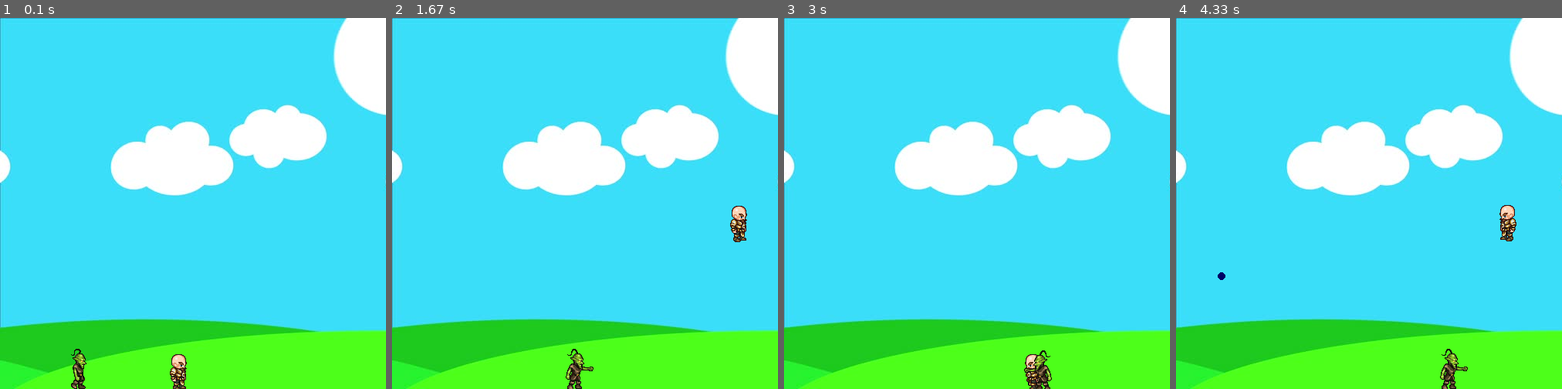
Above: before the commit, frames 1-4 (left to right).
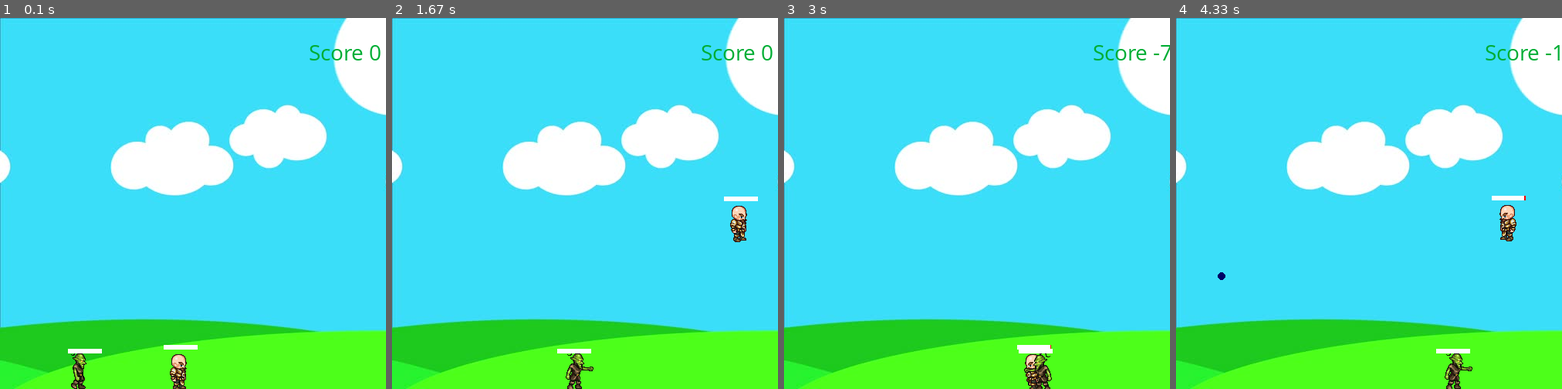
Above: after the commit, the same moments.

Repository: Suraj-Upadhyay/PyGames
Game: pygame game, started from SimpleGoblinShooter/mainloop.py
Same seed, same stepped clock (60 frames per second), same inputs: the game is played once before the commit and once after it.
Inputs:
- Up to frame 1 (0.1 s): no input
- Up to frame 2 (1.67 s): hold Space 0.33-0.8 s; hold D 0.33-0.8 s; hold D 0.83-1.3 s; tap Space at 0.9, 1.2, 1.4 s; hold W 1.33-1.63 s
- Up to frame 3 (3 s): hold D 1.67-2.13 s; tap Space at 1.73, 2.03, 2.23, 2.53, 2.8 s; hold A 2.17-2.7 s; hold A from 2.73 s (still down)
- Up to frame 4 (4.33 s): tap Space at 3.1, 3.23, 3.63, 3.93, 4.3 s; release A at 3.13 s; hold W 3.17-3.53 s; hold D 3.57-4.2 s; hold A from 4.23 s (still down)

The runs differ from the first frame. In frame 1, 0.5% of the frame differs, in the area x 17-99%, y 7-91%; in frame 2, 0.5%; in frame 3, 0.4%; in frame 4, 0.9%, in the area x 67-100%, y 7-100%.

Commit message:
SimpleGoblinShooter: Score, health bar, game over.
- Add a score mechanism, which increases by 5, for every bullet hit,
  and decreases by 1, for every contact with the goblins.

- Add health bars over the players (Shooter and Goblin).

- Spawn a goblin every 8 seconds.

- Display the text "Game Over" when the shooter dies.

- Update .gitignore to ignore editor configuration files.

- Refactor class Player's Human specific methods into class Human.

- Decrease the collision distance to make the collision look more
  smooth.

- Make the Shooter die more slowly.

Issue : The player passes through the goblin.
TODO  : Solve the above issue.

Diff:
--- a/SimpleGoblinShooter/mainloop.py
+++ b/SimpleGoblinShooter/mainloop.py
@@ -8,6 +8,7 @@
 Clock = pg.time.Clock()
 BulletClock = pg.time.Clock()
 fps = 27
+NEW_GOBLIN = pg.USEREVENT + 1
 
 background = pg.image.load(os.path.join("assets", "bg.jpg"))
 
@@ -20,12 +21,37 @@
         pg.display.set_caption(title)
 
     def redraw(self, objects):
+        player = objects["Player"]
+        goblins = objects["Goblins"]
+        bullets = objects["Bullets"]
+
         self.window.blit(background, (0, 0))
-        objects["Player"].draw(self.window)
-        for x in objects["Goblins"]:
+
+        if player.is_dead():
+            myfont = pg.font.SysFont("Comic Sans MS", 90)
+            label = myfont.render("Game Over", 1, (255, 0, 0))
+            self.window.blit(label, (100, 200))
+            pg.display.update()
+            return
+
+        Score = player.get_Score()
+        myfont = pg.font.SysFont("Comic Sans MS", 30)
+        label = myfont.render("Score {}".format(Score), 1, (0, 173, 52))
+
+        labelWidth = 0
+        while Score > 0:
+            Score //= 10
+            labelWidth += 1
+
+        self.window.blit(label, (400 - labelWidth * 5, 25))
+
+        player.draw(self.window)
+        for x in goblins:
             x.draw(self.window)
-        for x in objects["Bullets"]:
+
+        for x in bullets:
             x.draw(self.window)
+
         pg.display.update()
 
     def get_dimensions(self):
@@ -41,6 +67,8 @@
     for event in pg.event.get():
         if event.type == pg.QUIT:
             return -1
+        if event.type == NEW_GOBLIN:
+            objects["Goblins"].append(Goblin(player))
 
     keys = pg.key.get_pressed()
 
@@ -55,10 +83,6 @@
     else:
         player.jump(10)
 
-    if player.is_dead():
-        print("Game Over")
-        return -1
-
     if keys[pg.K_w] and BulletClock.tick() > 100:
         objects["Bullets"].append(Projectile(player))
 
@@ -69,7 +93,6 @@
     for goblin in objects["Goblins"]:
         if not goblin.move(game_window.get_dimensions()):
             objects["Goblins"].remove(goblin)
-            objects["Goblins"].append(Goblin(player))
         goblin.collision(objects["Bullets"])
 
     game_window.redraw(objects)
@@ -81,7 +104,7 @@
     goblin = Goblin(player)
     win = Game_Window((500, 480), "First Game")
     objects = {"Player" : player, "Goblins" : [goblin], "Bullets" : []}
-
+    pg.time.set_timer(NEW_GOBLIN, 8000)
     # Execute the mainloop.
     while True:
         objects = gameplay(win, objects)
--- a/SimpleGoblinShooter/player.py
+++ b/SimpleGoblinShooter/player.py
@@ -2,7 +2,27 @@
 import pygame as pg
 
 class HealthBar:
-    pass
+    def __init__(self, player):
+
+        w, h = player.get_dimensions()
+        self.player = player
+        # Keep the width of the health bar at 70 % of the character width.
+        self.width = 0.7 * w
+        # Keep the height of the health bar at 10 % of the character height.
+        self.height = 0.1 * h
+        self.move()
+
+    def move(self):
+        x, y = self.player.get_coordinates()
+        w, h = self.player.get_dimensions()
+        self.x = x + 0.20 * w
+        self.y = y + 0.05 * h
+
+    def update(self, window):
+        rectRed = pg.Rect(self.x, self.y, self.width, self.height)
+        rectWhite = pg.Rect(self.x, self.y, self.width * self.player.health / 100, self.height)
+        pg.draw.rect(window, (255, 0, 0), rectRed)
+        pg.draw.rect(window, (255, 255, 255), rectWhite)
 
 class Player:
 
@@ -16,7 +36,6 @@
         self.y = y
         self.width = w
         self.height = h
-        self.jumping = False
         self.velocity = v
         self.acceleration = a   # Gravitational Acceleration.
         # Attributes with hard coded initial values.
@@ -24,6 +43,66 @@
         self.walk_count = 0
         self.health = 100
 
+    def is_dead(self):
+        if self.health <= 0:
+            return True
+        return False
+
+    def draw(self, window):
+        pg.draw.rect(window, (255, 0, 0), (self.x, self.y, self.width, self.height))
+
+    def get_coordinates(self):
+        # No settor for the variables x and y as
+        # these are meant to be changed only by the player movement.
+        return (self.x, self.y)
+
+    def get_dimensions(self):
+        # Returns a tuple as the dimensions are not meant to be changed.
+        return (self.width, self.height)
+
+    def get_direction(self):
+        return self.direction
+
+class Human(Player):
+    def __init__(self, x, y, w, h, a=10, v=5):
+
+        # pylint: disable=too-many-arguments
+
+        super().__init__(x, y, w, h, a, v)
+        self.__load_sprites()
+        self.healthBar = HealthBar(self)
+        self.isCollidedLeft = False
+        self.isCollidedRight = False
+        self.isCollidedUp = False
+        self.jumping = False
+        self.Score = 0
+
+    def __load_sprites(self):
+        self.left_facing_sprites = [pg.image.load("assets/L{0}.png".format(i)) \
+                                    for i in range(1, 10)]
+        self.right_facing_sprites = [pg.image.load("assets/R{0}.png".format(i)) \
+                                     for i in range(1, 10)]
+
+    def move_left(self):
+        if self.x < -20:
+            return
+        self.direction = -1
+        if self.is_jumping():
+            self.x += (self.velocity + 4) * self.direction
+        else:
+            self.x += self.velocity * self.direction
+        self.walk_count += 1
+
+    def move_right(self, dimensions):
+        if self.x + self.width - 20 > dimensions[0]:
+            return
+        self.direction = 1
+        if self.is_jumping():
+            self.x += (self.velocity + 4) * self.direction
+        else:
+            self.x += self.velocity * self.direction
+        self.walk_count += 1
+
     def is_jumping(self):
         return self.jumping
 
@@ -42,61 +121,6 @@
 
         self.acceleration -= 1
 
-    def is_dead(self):
-        if self.health <= 0:
-            return True
-        return False
-
-    def draw(self, window):
-        pg.draw.rect(window, (255, 0, 0), (self.x, self.y, self.width, self.height))
-
-    def get_coordinates(self):
-        # No settor for the variables x and y as
-        # these are meant to be changed only by the player movement.
-        return (self.x, self.y)
-
-    def get_dimensions(self):
-        # Returns a tuple as the dimensions are not meant to be changed.
-        return (self.width, self.height)
-
-    def get_direction(self):
-        return self.direction
-
-class Human(Player):
-    def __init__(self, x, y, w, h, a=10, v=5):
-
-        # pylint: disable=too-many-arguments
-
-        super().__init__(x, y, w, h, a, v)
-        self.__load_sprites()
-        self.healthClock = pg.time.Clock()
-
-    def __load_sprites(self):
-        self.left_facing_sprites = [pg.image.load("assets/L{0}.png".format(i)) \
-                                    for i in range(1, 10)]
-        self.right_facing_sprites = [pg.image.load("assets/R{0}.png".format(i)) \
-                                     for i in range(1, 10)]
-
-    def move_left(self):
-        if self.x < -20:
-            return
-        self.direction = -1
-        if self.is_jumping():
-            self.x += (self.velocity + 4) * self.direction
-        else:
-            self.x += self.velocity * self.direction
-        self.walk_count += 1
-
-    def move_right(self, dimensions):
-        if self.x + self.width - 20 > dimensions[0]:
-            return
-        self.direction = 1
-        if self.is_jumping():
-            self.x += (self.velocity + 4) * self.direction
-        else:
-            self.x += self.velocity * self.direction
-        self.walk_count += 1
-
     def draw(self, window):
         sprites = self.right_facing_sprites if self.direction == 1 else self.left_facing_sprites
         if self.is_jumping():
@@ -104,10 +128,19 @@
         else:
             sprite = sprites[self.walk_count % len(sprites)]
         window.blit(sprite, self.get_coordinates())
+        self.healthBar.move()
+        self.healthBar.update(window)
 
     def collided(self, goblin):
-        if goblin.walk_count % 10000:
-            self.health -= 1
+        if goblin.walk_count % 100000:
+            self.Score -= 1
+            self.health -= 0.5
+
+    def increase_Score(self):
+        self.Score += 5
+
+    def get_Score(self):
+        return self.Score
 
 class Goblin(Player):
     def __init__(self, player, v=3):
@@ -118,6 +151,7 @@
         self.__load_sprites()
         self.player = player
         self.direction = 1 if x < player.get_coordinates()[0] else -1
+        self.healthbar = HealthBar(self)
 
     def __load_sprites(self):
         self.left_facing_sprites = [pg.image.load("assets/L{0}E.png".format(i)) \
@@ -133,17 +167,16 @@
 
         self.x += self.velocity * self.direction
         self.walk_count += 1
-        if self.health <= 0:
+        if self.is_dead():
             return False
         return True
 
     def draw(self, window):
         sprites = self.right_facing_sprites if self.direction == 1 else self.left_facing_sprites
-        if self.is_jumping():
-            sprite = sprites[0]
-        else:
-            sprite = sprites[self.walk_count % len(sprites)]
+        sprite = sprites[self.walk_count % len(sprites)]
         window.blit(sprite, self.get_coordinates())
+        self.healthbar.move()
+        self.healthbar.update(window)
 
     def decrease_health(self):
         self.health -= 10
@@ -154,6 +187,7 @@
                 if self.__check_collision(sprite):
                     self.decrease_health()
                     sprite.collided()
+                    self.player.increase_Score()
                     return
 
         if self.__check_collision(self.player):
@@ -166,8 +200,8 @@
         sprite_x, sprite_y = sprite.get_coordinates()
         sprite_w, sprite_h = sprite.get_dimensions()
 
-        left_x = self.x + self.width >= sprite_x and \
-                    self.x + self.width <= sprite_x + sprite_w
+        left_x = self.x + self.width - 20 >= sprite_x and \
+                    self.x + self.width - 20 <= sprite_x + sprite_w
         right_x = self.x >= sprite_x and self.x <= sprite_x + sprite_w
         enclose_x = self.x <= sprite_x and self.x + self.width >= sprite_x + sprite_w
         collision_x = left_x or enclose_x or right_x
Not shown, changed: .gitignore
